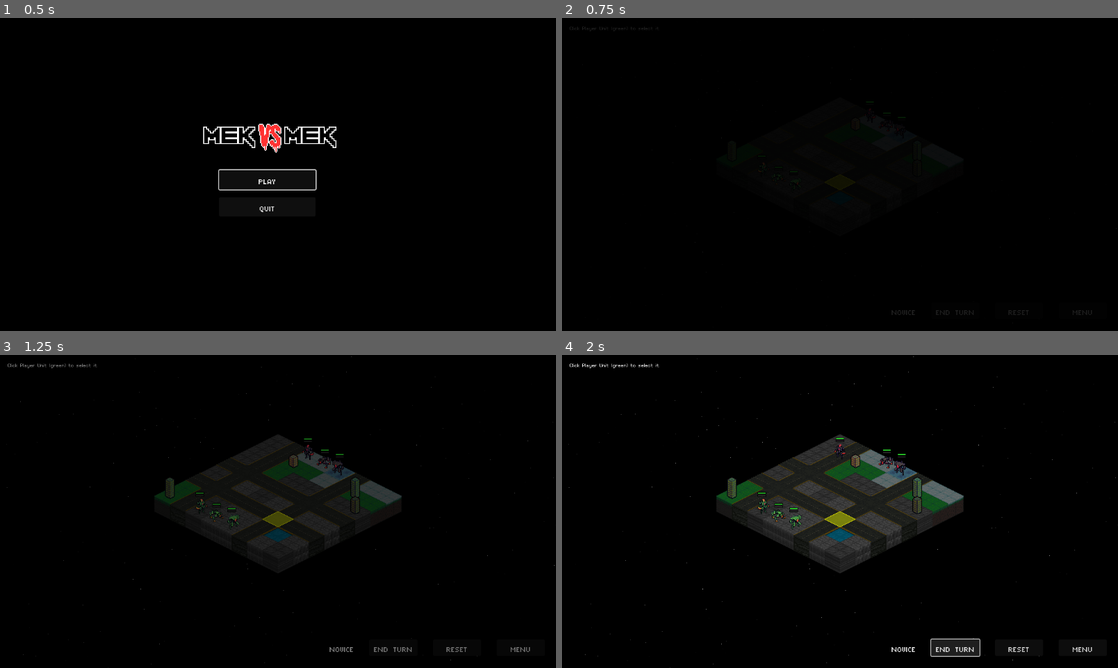
Above: before the commit, frames 1-4 (two rows, left to right).
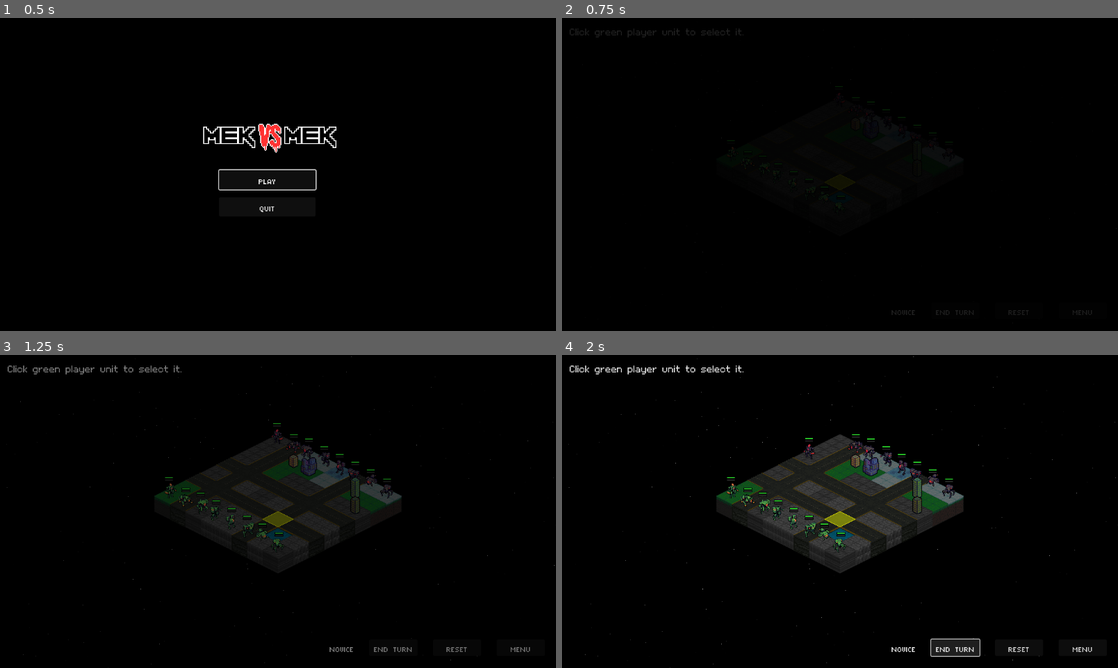
Above: after the commit, the same moments.

Repository: Tekknobot/Terrain
Game: Godot game, scene res://Scenes/TitleScreen.tscn
Same seed, same stepped clock (60 frames per second), same inputs: the game is played once before the commit and once after it.
Inputs:
- Up to frame 1 (0.5 s): no input
- Up to frame 2 (0.75 s): click "PLAY" at 0.5 s
- Up to frame 3 (1.25 s): no input
- Up to frame 4 (2 s): click "END TURN" at 1.25 s

Frame 1 is identical in both runs. In frame 2, 0.2% of the frame differs, in the area x 1-71%, y 2-61%; in frame 3, 1.1%; in frame 4, 1.6%, in the area x 1-71%, y 2-64%.

Commit message:
Update ranged unit AI.

Diff:
--- a/Scenes/Main.tscn
+++ b/Scenes/Main.tscn
@@ -320,7 +320,7 @@
 offset_right = 264.0
 offset_bottom = 40.0
 theme_override_fonts/font = ExtResource("39_mfbvt")
-theme_override_font_sizes/font_size = 16
+theme_override_font_sizes/font_size = 32
 text = "Tutorial text goes here."
 
 [node name="HUDLayer" type="CanvasLayer" parent="."]
--- a/Scripts/TileMap.gd
+++ b/Scripts/TileMap.gd
@@ -420,7 +420,7 @@
 
 func _spawn_side(units: Array[PackedScene], row: int, is_player: bool, used_tiles: Array[Vector2i]) -> void:
 	# 1) Decide how many to spawn: 4 at level 1, +1 per extra level.
-	var base := 3
+	var base := 8
 	var raw_spawn = base + max(GameData.current_level - 1, 0)
 
 	# Cap player spawns at 8 without using a ternary
--- a/Scripts/TurnManager.gd
+++ b/Scripts/TurnManager.gd
@@ -159,12 +159,32 @@
 				var tilemap = get_tree().get_current_scene().get_node("TileMap")
 				tilemap.update_astar_grid()
 				path = await unit.compute_path(unit.tile_pos, target.tile_pos)
-			if path.size() > 1:
-				# Move as far as allowed by the unit's movement_range.
-				var max_steps = min(unit.movement_range, path.size() - 1)
-				var move_tile = path[max_steps]
-				print("🚶 Planning move to:", move_tile, "for enemy", unit.name)
-				unit.plan_move(move_tile)
+				if path.size() > 1:
+					var move_tile = unit.tile_pos  # default to current position
+
+					var max_range_tile = unit.tile_pos
+					var max_distance := -1
+
+					if is_instance_valid(target):
+						for i in range(1, min(unit.movement_range + 1, path.size())):
+							var tile: Vector2i = path[i]
+							var distance = abs(tile.x - target.tile_pos.x) + abs(tile.y - target.tile_pos.y)
+
+							# Stay in attack range, but not adjacent
+							if distance <= unit.attack_range and distance > 1:
+								if distance > max_distance:
+									max_distance = distance
+									move_tile = tile
+					else:
+						print("⚠️ Skipping movement — target no longer valid for", unit.name)
+
+					# If no suitable tile found, fall back to closest in movement range
+					if move_tile == unit.tile_pos and path.size() > 1:
+						move_tile = path[min(unit.movement_range, path.size() - 1)]
+
+					print("🎯 Planning move to:", move_tile, "for enemy", unit.name)
+					unit.plan_move(move_tile)
+
 			else:
 				print("❌ No valid path found. Enemy won't move this turn.")
 
--- a/Scripts/TutorialManager.gd
+++ b/Scripts/TutorialManager.gd
@@ -12,23 +12,23 @@
 func advance():
 	match step:
 		0:
-			_set_text("Click Player Unit (green) to select it.")
+			_set_text("Click green player unit to select it.")
 		1:
 			_set_text("Click nearby green tile to move.")
 		2:
 			_set_text("1. Click empty tile to clear selection.\n2. Right-click an enemy to show attack range.")
 		3:
-			_set_text("1. Click Player 'Tempest' unit.\n2. Right click to arm attack.\n3. Click red tile with or without an enemy to attack.")
+			_set_text("1. Click player 'Tempest' unit.\n2. Right click to arm attack.\n3. Click red tile with or without an enemy to attack.")
 		4:
 			_set_text("1. Repeat for all units.\n3. Click 'End Turn' to finish your turn.")
 		5:
+			_set_text("Tip: Utilize the push mechanic.")
+		6:
+			_set_text("Tip: Destroy unit with collision.")
+		7:
+			_set_text("Tip: Tip: Destroy unit by pushing it off grid.")
+		8:
 			_set_text("Tip: Level up with direct hits.")
-		6:
-			_set_text("Tip: Utilize the push mechanic.")
-		7:
-			_set_text("Tip: Destroy unit with collision.")
-		8:
-			_set_text("Tip: Destroy unit by pushing it off grid.")
 		_:
 			_set_text("")
 			tutorial_active = false
@@ -59,19 +59,19 @@
 				step += 1
 				advance()
 		5:
-			if action == "leveled_up":
+			if action == "push_mechanic":
 				step += 1
 				advance()
 		6:
-			if action == "push_mechanic":
+			if action == "collide_mechanic":
 				step += 1
 				advance()
 		7:
-			if action == "collide_mechanic":
+			if action == "offgrid_mechanic":
 				step += 1
 				advance()
 		8:
-			if action == "offgrid_mechanic":
+			if action == "leveled_up":
 				step += 1
 				advance()
 
--- a/project.godot
+++ b/project.godot
@@ -30,7 +30,7 @@
 
 [display]
 
-window/size/mode=2
+window/size/mode=3
 window/size/initial_position_type=3
 window/stretch/mode="viewport"
 
